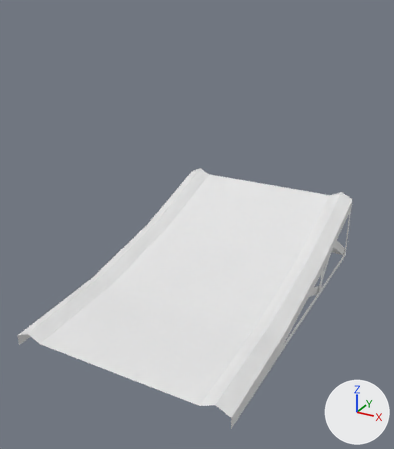
Before and after pictures for a commit that changed the glTF model assets/3D-models/tracks/special/portal/PortalRamp.glb.
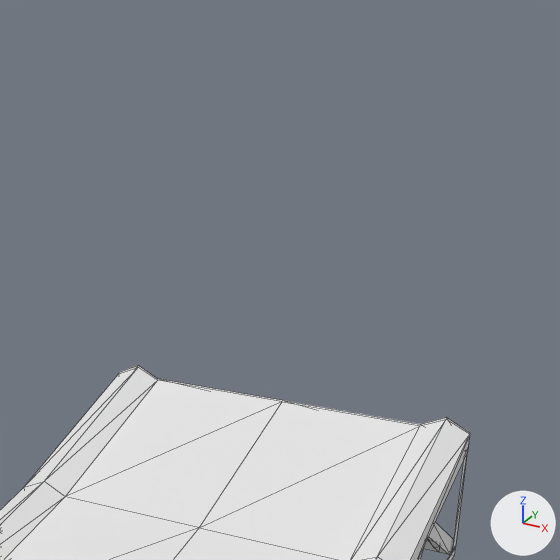
There are two pictures of each version: one whole from a camera (50 mm lens) standing at (0.547, -1.163, 0.704) and looking at (-0.036, -0.102, 0.174), one close up on the part from 35% to 100% of the width and 0% to 57% of the height. Every picture has the same lights, and +X, +Y and +Z are marked at lower right. The last two pictures show the newer version. The close-ups show mesh edges as thin lines. Vertices at exactly the same position are counted once.

Names of what the first close-up shows: 'PortalRamp'.
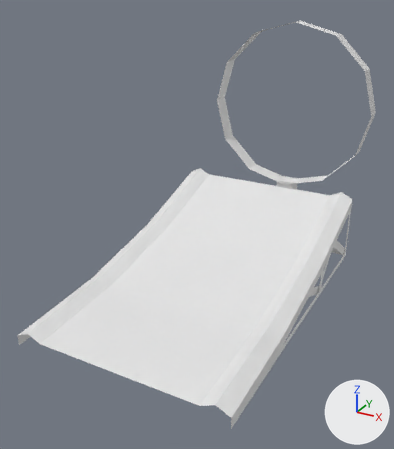
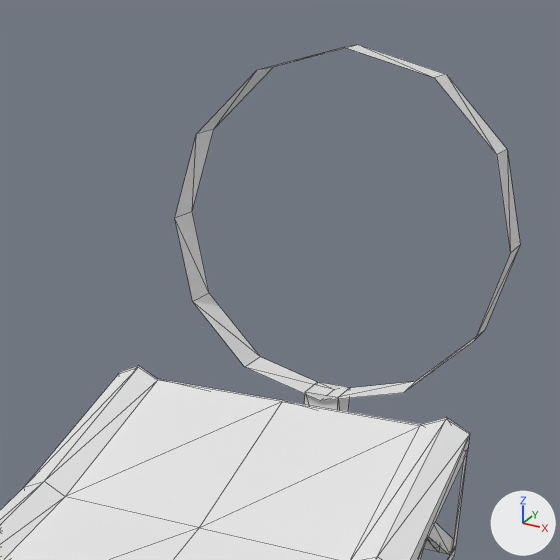
What the commit changed:
me_portalramp is used by ob_portalramp; location (0.0, 0.0, 0.0).
Verts and faces of me_portalramp; kept vertices keep their numbers, new ones are numbered from 120.
me_portalramp had 120 vertices, 111 faces and spanned x -0.25..0.25, y -0.5..0.251, z 0.0..0.188.
me_portalramp now has 152 vertices, 143 faces and spans x -0.25..0.25, y -0.5..0.46, z -0.01..0.608.
me_portalramp part 1: a new loose piece of 24 vertices spanning x -0.241..0.241, y 0.402..0.46, z 0.126..0.608.
Part 2, on me_portalramp:
New vertex 120 is at (-0.026, 0.406, -0.01).
New vertex 121 is at (-0.026, 0.406, 0.134), pixel (305, 391).
New vertex 122 is at (-0.026, 0.457, -0.01).
New vertex 123 is at (-0.026, 0.457, 0.134), pixel (317, 381).
New vertices 124 to 127 stand at vertices 120 to 123, in that order, plus (0.052, 0.0, 0.0).
New faces: (120, 121, 123), (120, 123, 122), (122, 123, 127), (122, 127, 126), (125, 126, 127), (124, 126, 125).
New faces: (121, 124, 125), (120, 124, 121).

Boxes (x1, y1, x2, y2) around the edits, measured in the close-ups (560 x 560 px):
'PortalRamp', reshaped: before (0, 366, 470, 560); after (0, 45, 520, 560)
part 1 of me_portalramp, added: after (175, 45, 520, 401)
part 2 of me_portalramp, added: after (304, 382, 350, 411)
